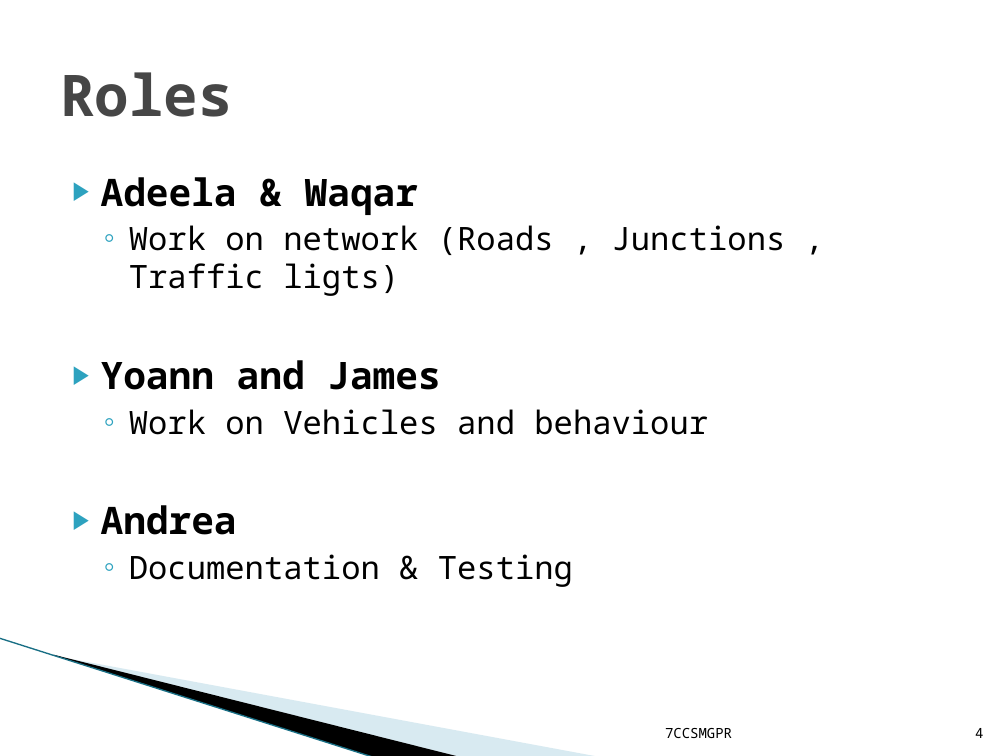
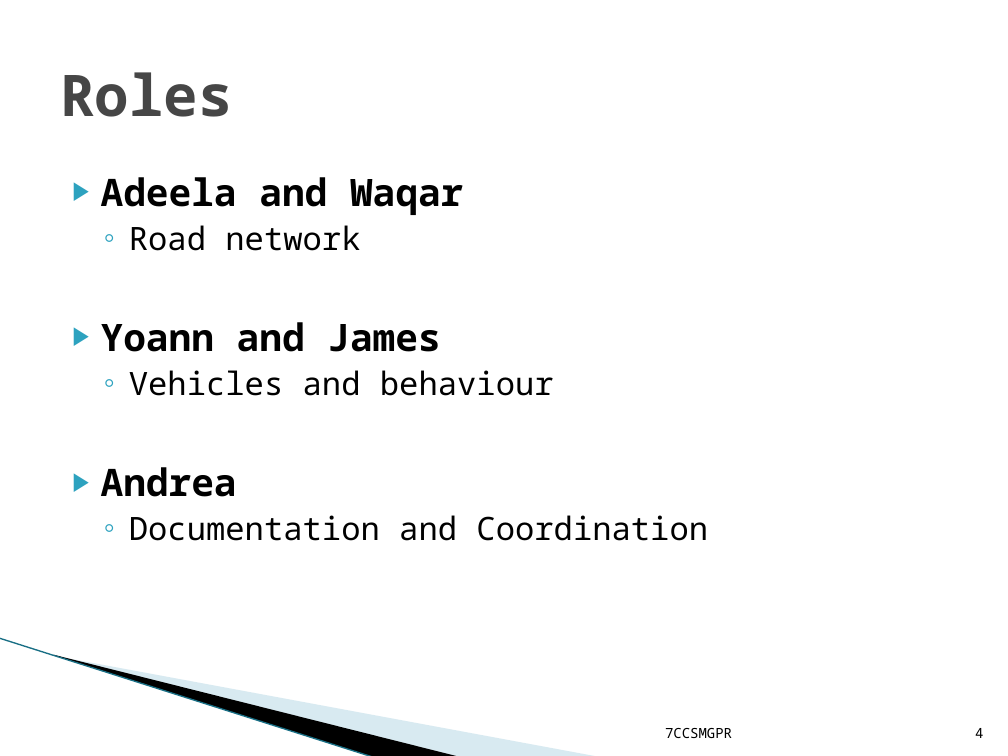
Before and after one commit to asenf/team_SignalGreen, a slide deck: slide 4 of reports/Group_Pres_adeela.pptx. Drawn at 1008x756 pixels with LibreOffice and Linux fonts; fonts in the diff are those of the drawing; background and template pictures are left out. Boxes give left, top, right and bottom in pixels: in the first picture for what was removed or moved away, otherwise in the second. Text is boxed around its words. In the diff, an @@ line names an element or a change of style, - is before the commit and + after.

```diff
--- a/reports/Group_Pres_adeela.pptx
+++ b/reports/Group_Pres_adeela.pptx
@@ text at <box>101,177,463,251</box>: text changed; size 23 to 27 pt; bold on @@
-▶ Adeela & Waqar
-  ◦ Work on network (Roads , Junctions , Traffic ligts)
+▶ Adeela and Waqar
+  ◦ Road network
@@ text at <box>129,370,554,396</box>: text changed @@
-  ◦ Work on Vehicles and behaviour
+  ◦ Vehicles and behaviour
@@ text at <box>129,515,708,541</box>: text changed @@
-  ◦ Documentation & Testing
+  ◦ Documentation and Coordination
```
Also in this commit, not shown: 8 other slides changed.
